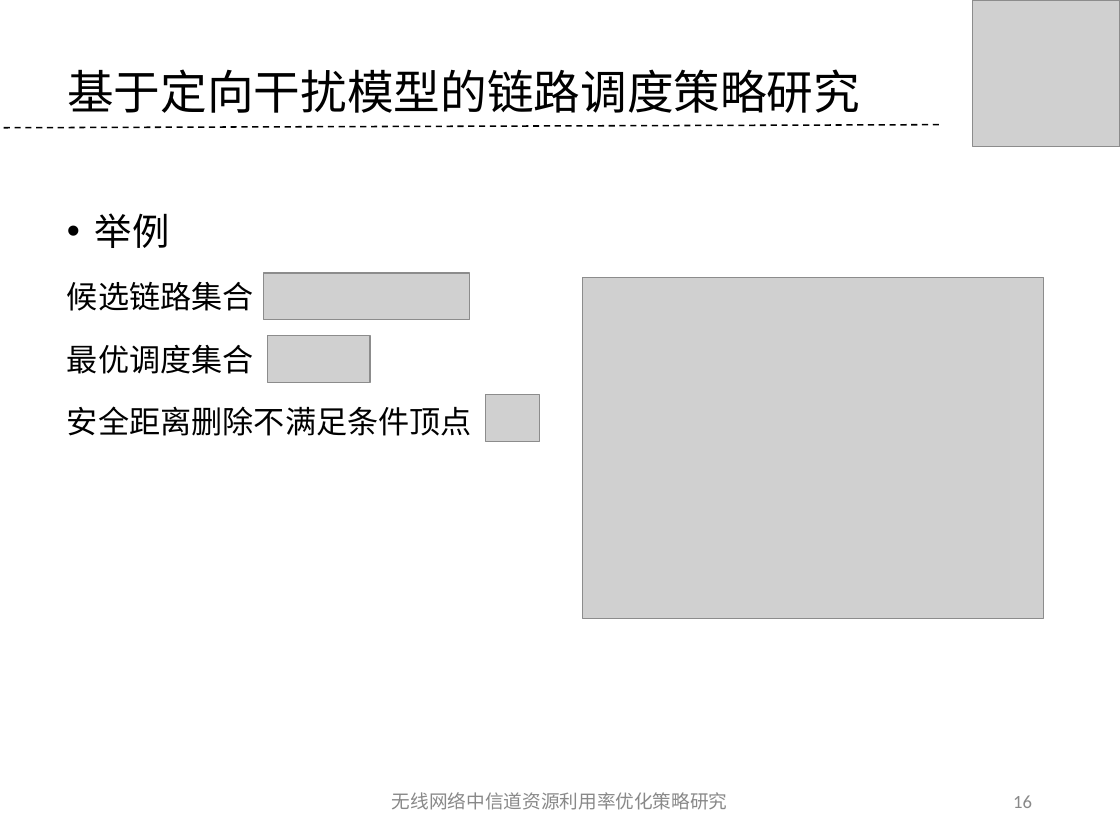
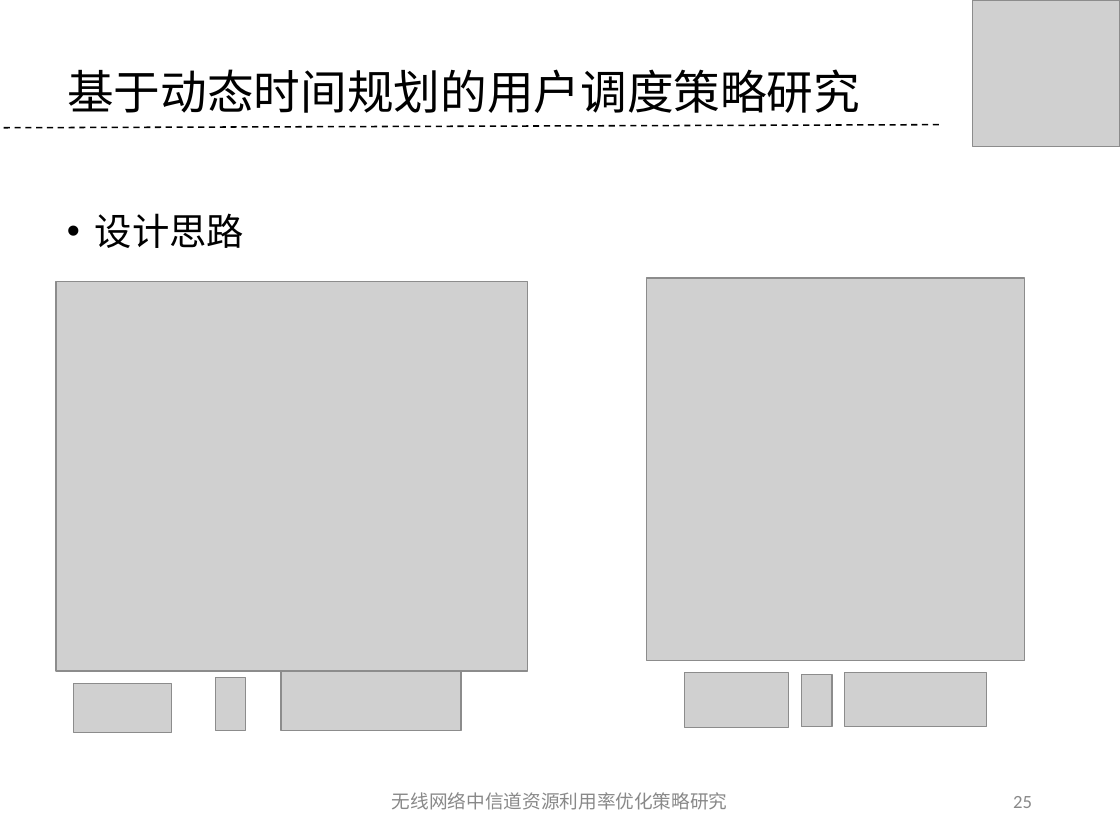
Before and after one commit to tangzhaoshu/playground, a slide deck: slide 25 of ResearchWork/毕业答辩--唐兆树.ppt (slide 16 before the commit). Drawn at 1120x840 pixels with LibreOffice and Linux fonts; fonts in the diff are those of the drawing; grey boxes stand for pictures; background and template pictures are left out. Boxes give left, top, right and bottom in pixels: in the first picture for what was removed or moved away, otherwise in the second. Text is boxed around its words. In the diff, an @@ line names an element or a change of style, - is before the commit and + after.

```diff
--- a/ResearchWork/毕业答辩--唐兆树.ppt
+++ b/ResearchWork/毕业答辩--唐兆树.ppt
@@ title at [67, 69, 860, 113]: text changed @@
-基于定向干扰模型的链路调度策略研究
+基于动态时间规划的用户调度策略研究
@@ text at [95, 213, 244, 248]: text changed; size 20 to 24 pt @@
-• 举例
-候选链路集合
-最优调度集合
-安全距离删除不满足条件顶点
+• 设计思路
@@ picture: place and size @@
-picture at [268, 336, 371, 383]
+picture at [56, 281, 528, 671]
@@ picture: place and size @@
-picture at [582, 277, 1044, 618]
+picture at [646, 278, 1024, 660]
@@ picture: place and size @@
-picture at [485, 395, 540, 442]
+picture at [73, 683, 171, 732]
@@ picture added at [215, 678, 245, 730] @@
@@ picture: place and size @@
-picture at [263, 273, 469, 320]
+picture at [281, 671, 461, 731]
@@ picture added at [684, 673, 788, 728] @@
@@ picture added at [802, 674, 832, 727] @@
@@ picture added at [844, 672, 987, 727] @@
@@ page number at [1013, 796, 1032, 808]: text changed @@
-16
+25
```
Also in this commit, not shown: 18 other slides changed, 2 slides removed, 47 other files.
